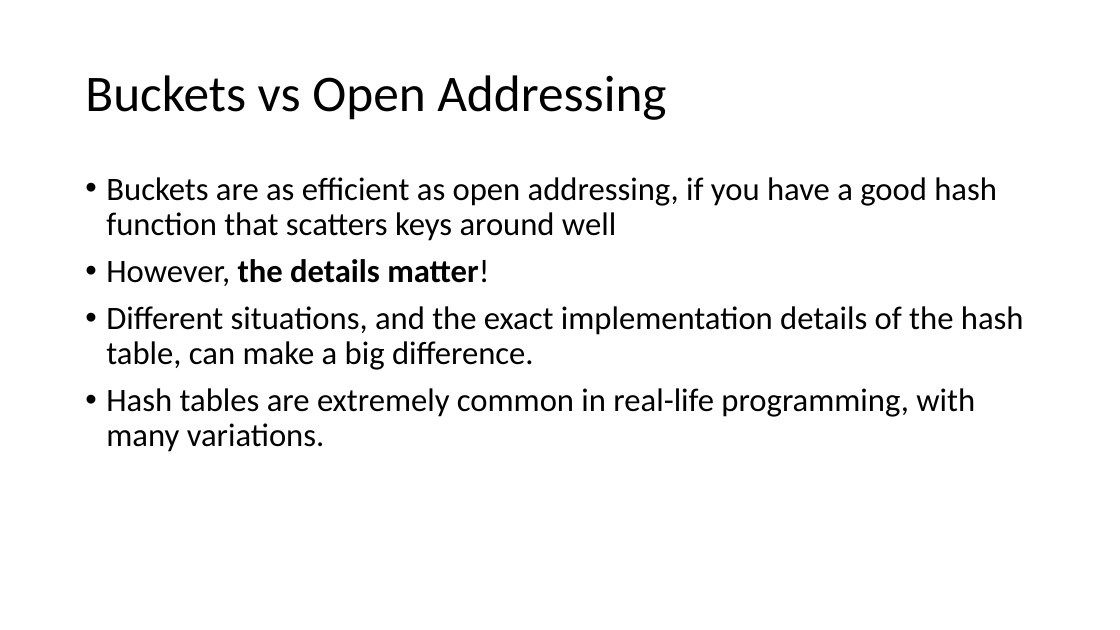
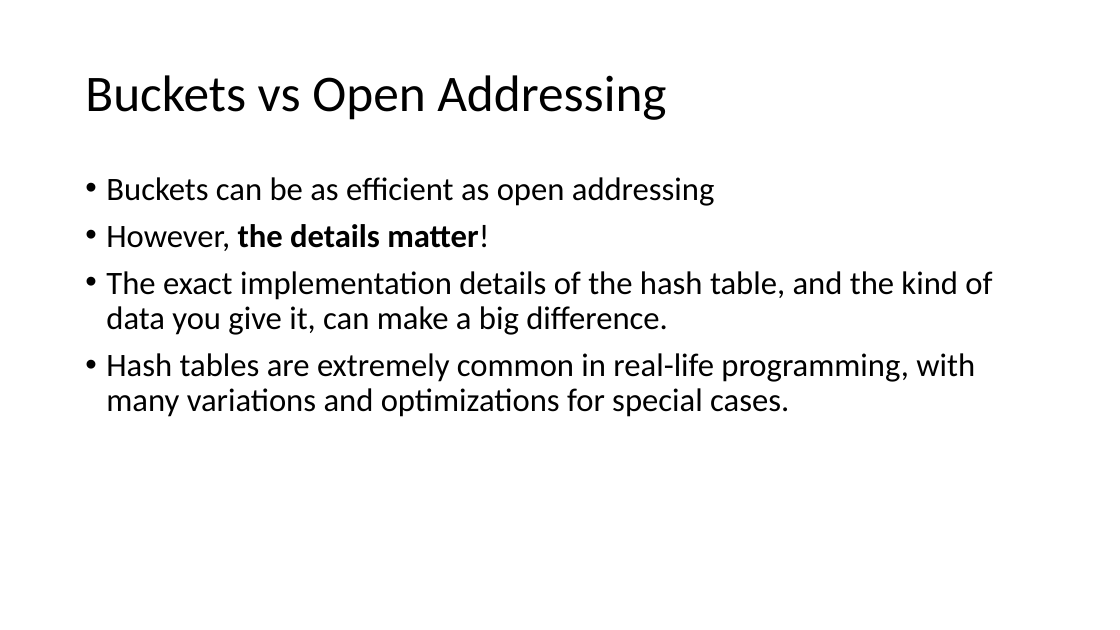
Before and after one commit to tjd1234/cmpt225summer2023, a slide deck: slide 30 of lecture_notes/week8/week8_maps_and_hashing.pptx (slide 29 before the commit). Drawn at 1120x630 pixels with LibreOffice and Linux fonts; fonts in the diff are those of the drawing. Boxes give left, top, right and bottom in pixels: in the first picture for what was removed or moved away, otherwise in the second. Text is boxed around its words. In the diff, an @@ line names an element or a change of style, - is before the commit and + after.

```diff
--- a/lecture_notes/week8/week8_maps_and_hashing.pptx
+++ b/lecture_notes/week8/week8_maps_and_hashing.pptx
@@ text at (106,177,715,206): text changed @@
-• Buckets are as efficient as open addressing, if you have a good hash function that scatters keys around well
+• Buckets can be as efficient as open addressing
@@ text at (106,271,992,417): text changed @@
-• Different situations, and the exact implementation details of the hash table, can make a big difference.
-• Hash tables are extremely common in real-life programming, with many variations.
+• The exact implementation details of the hash table, and the kind of data you give it, can make a big difference.
+• Hash tables are extremely common in real-life programming, with many variations and optimizations for special cases.
```
Also in this commit, not shown: 22 other slides changed, 1 slide added, 2 other files.
